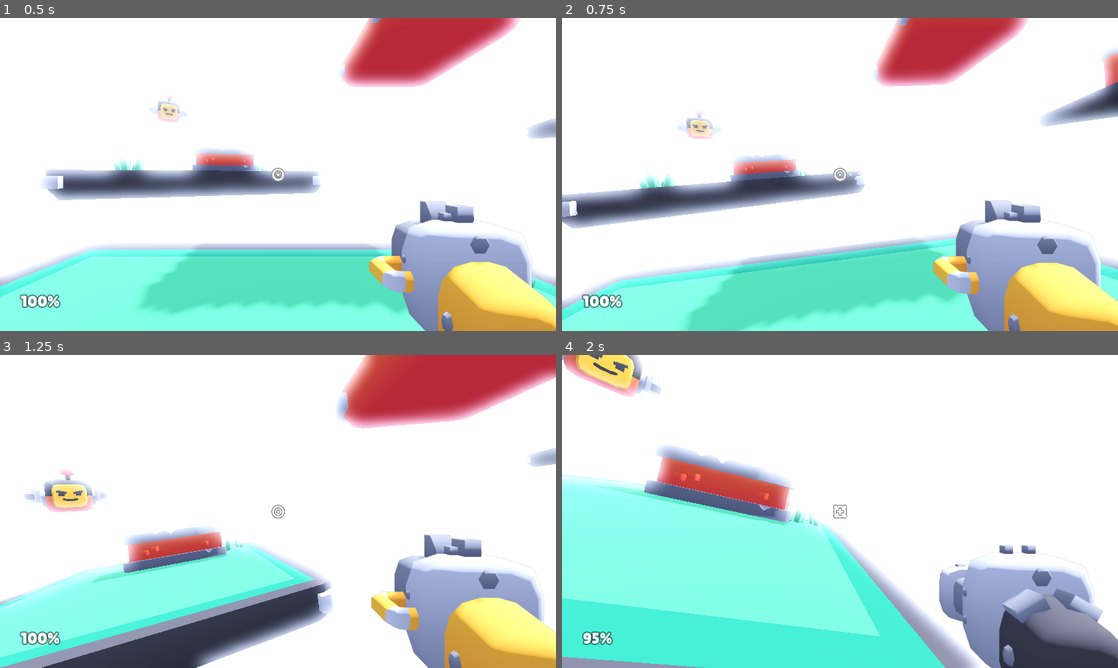
Above: before the commit, frames 1-4 (two rows, left to right).
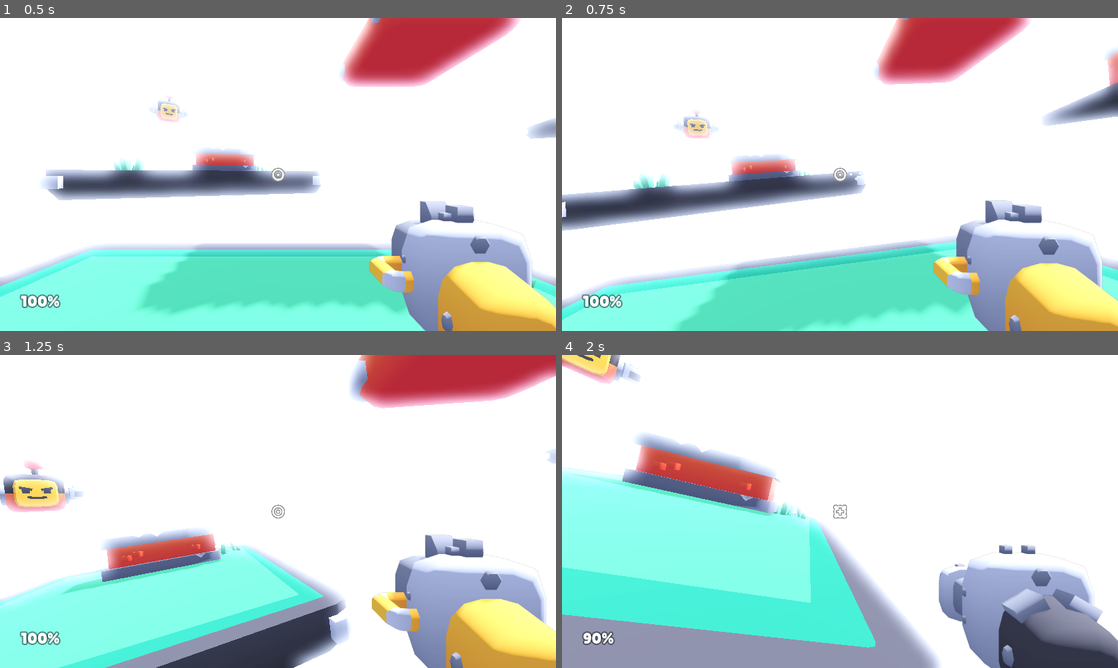
Above: after the commit, the same moments.

Repository: KenneyNL/Starter-Kit-FPS
Game: Godot game, scene res://scenes/main.tscn
Two runs of this game, one before a commit and one after it. Both use one fixed random seed, a clock stepped at 60 frames per second and the inputs below.
Inputs (mouse positions are in pixels of both pictures, inside the frame that each line leads up to):
- Up to frame 1 (0.5 s): no input
- Up to frame 2 (0.75 s): move the mouse to (867, 174) at 0.52 s; hold W (move_forward) from 0.53 s (still down); click (867, 174) at 0.6 s
- Up to frame 3 (1.25 s): keep holding W (move_forward); tap Space (jump) at 0.77 s
- Up to frame 4 (2 s): keep holding W (move_forward); move the mouse to (812, 511) at 1.27 s; tap E (weapon_toggle) at 1.35 s; tap Space (jump) at 1.52 s

Frame 1 is identical in both runs. In frame 2, 6.5% of the frame differs, in the area x 0-100%, y 0-100%; in frame 3, 19%; in frame 4, 23%.

Commit message:
Reduce Framerate Dependence
Remove usage of delta in player's handle_controls.

Diff:
--- a/objects/player.gd
+++ b/objects/player.gd
@@ -1,7 +1,7 @@
 extends CharacterBody3D
 
 @export_subgroup("Properties")
-@export var movement_speed = 250
+@export var movement_speed = 5
 @export var jump_strength = 7
 
 @export_subgroup("Weapons")
@@ -130,7 +130,7 @@
 	input.x = Input.get_axis("move_left", "move_right")
 	input.z = Input.get_axis("move_forward", "move_back")
 
-	movement_velocity = input.normalized() * movement_speed * delta
+	movement_velocity = input.normalized() * movement_speed
 
 	# Rotation
 
@@ -139,7 +139,7 @@
 	rotation_input.y = Input.get_axis("camera_left", "camera_right")
 	rotation_input.x = Input.get_axis("camera_up", "camera_down") / 2
 
-	rotation_target -= rotation_input.limit_length(1.0) * 5 * delta
+	rotation_target -= rotation_input.limit_length(1.0) * 5
 	rotation_target.x = clamp(rotation_target.x, deg_to_rad(-90), deg_to_rad(90))
 
 	# Shooting
